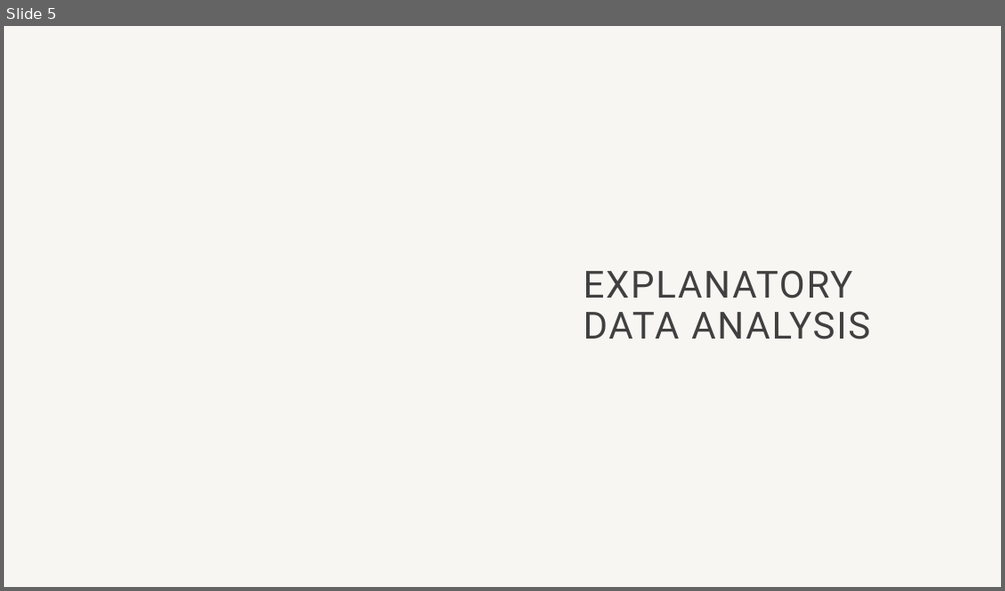
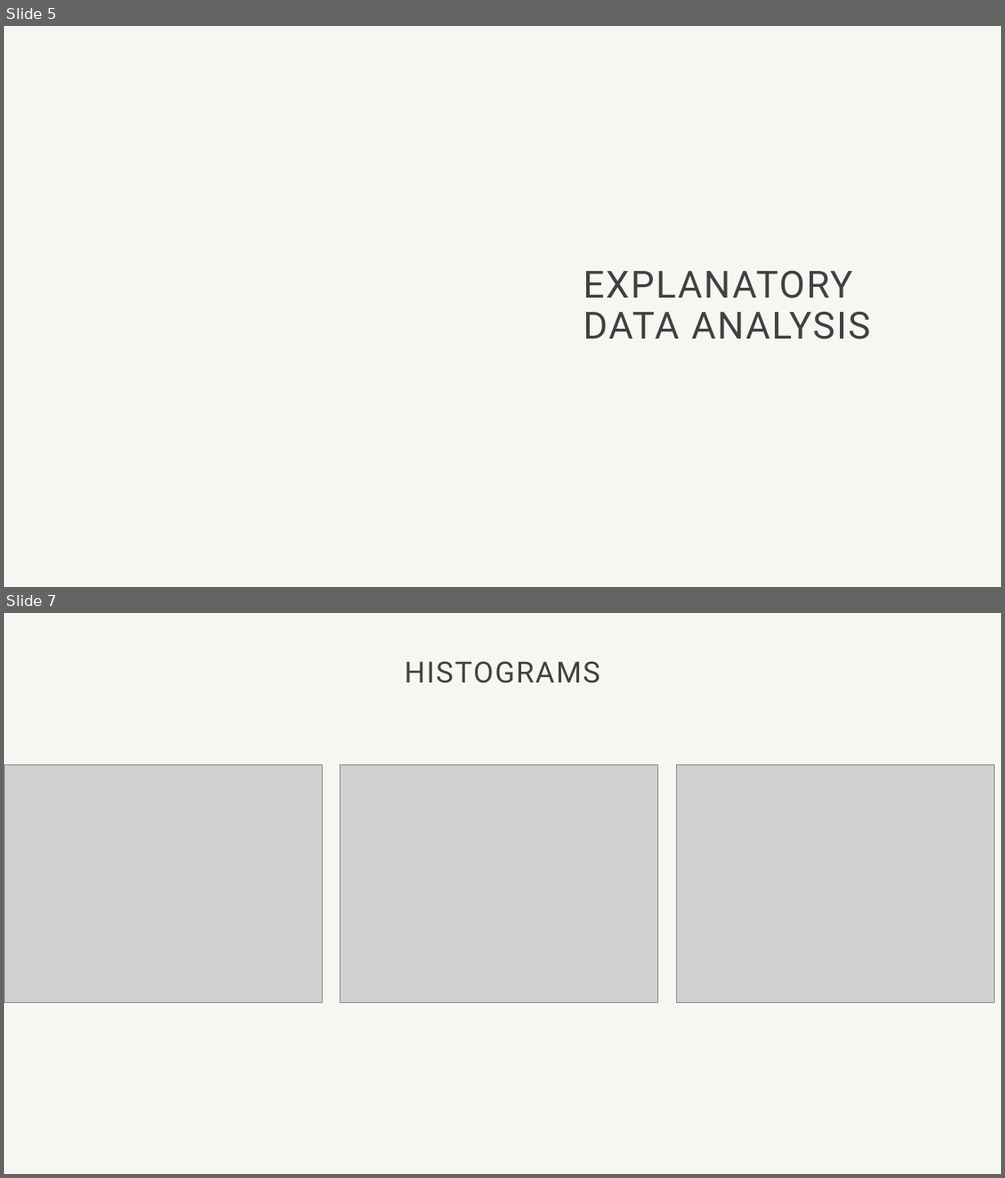
Before and after one commit to Vitalijs-Tickovs/Training_For_Accenture, a slide deck: Bike_Project/Mini project.pptx. Shown one above the other, each under a label of ours: slide 5 before the commit, slides 5 and 7 after it; the slides between them are not shown. The pictures are 1005x591 and 1005x1178 pixels, drawn with LibreOffice and Linux fonts; fonts in the diff are those of the drawing; grey boxes stand for pictures; background and template pictures are left out. Boxes give left, top, right and bottom in pixels: in the first picture for what was removed or moved away, otherwise in the second. Text is boxed around its words. In the diff, an @@ line names an element or a change of style, - is before the commit and + after.

```diff
--- a/Bike_Project/Mini project.pptx
+++ b/Bike_Project/Mini project.pptx
@@ slide 7 added at [4,613,1001,1174], background #F7F6F3 @@
@@ line added from (714, 613) to (1001, 805), #FBF4EF 0.5 pt @@
@@ line added from (799, 613) to (1001, 834), #FBF4EF 0.5 pt @@
@@ title added at [404,661,600,683], 28 pt, text #404040 @@
+HISTOGRAMS
@@ picture added at [4,764,322,1003] @@
@@ picture added at [340,764,658,1003] @@
@@ picture added at [676,764,994,1003] @@
```
Also in this commit, not shown: 5 slides changed, 13 other slides added, 10 slides removed, 1 other file.
